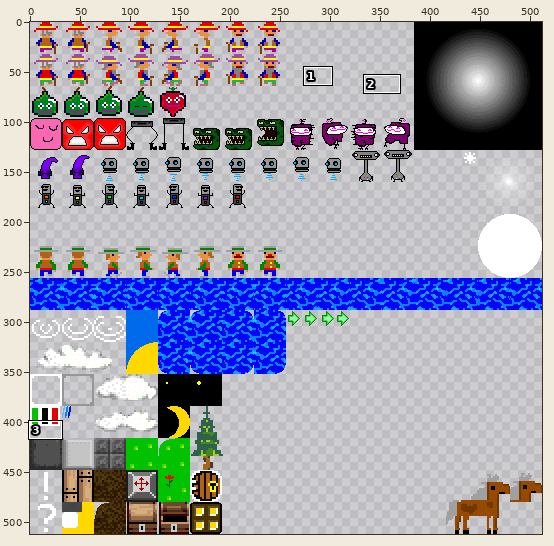
File history of a sprite sheet, project_vs2019/x64/Release/assets/spritesheet.png. The picture above shows the old version from afar; the outline marks the close-up.
Close-up. Before:
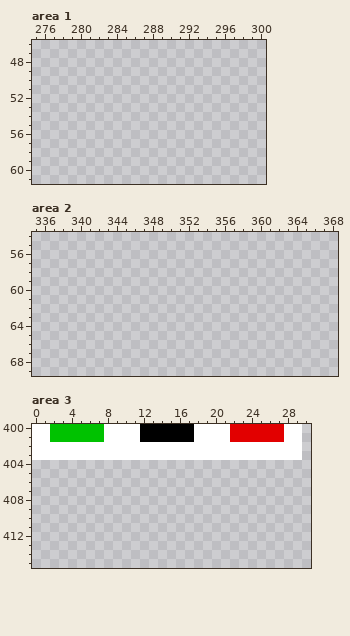
The file is 512x512 pixels. Pixels under 10% opacity are left out. Colours within 5 levels of each other are drawn and written as one. Shown: area 1: x 275..300, y 46..61; area 2: x 335..368, y 54..69; area 3: x 0..30, y 400..415. The commit also changed other parts of the picture, which this record leaves out.
After the commit:
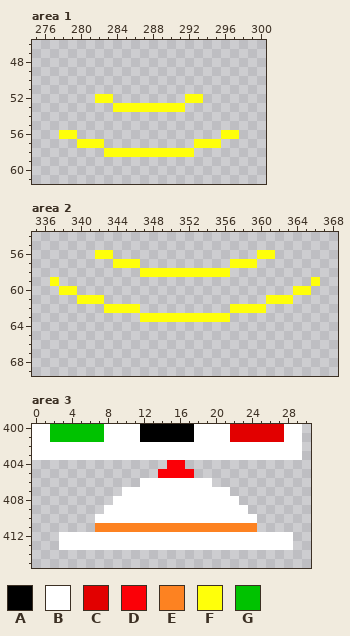
Palette (. is transparent): A #000000  B #ffffff  C #e20000  D #fb0007  E #fd8221  F #ffff0a  G #00c200
The exact change:
Area 1:
y 52: x 282..283 .. -> FF; x 292..293 .. -> FF
y 53: x 284..291 ........ -> FFFFFFFF
y 56: x 278..279 .. -> FF; x 296..297 .. -> FF
y 57: x 280..282 ... -> FFF; x 293..295 ... -> FFF
y 58: x 283..292 .......... -> FFFFFFFFFF
Area 2:
y 56: x 342..343 .. -> FF; x 360..361 .. -> FF
y 57: x 344..346 ... -> FFF; x 357..359 ... -> FFF
y 58: x 347..356 .......... -> FFFFFFFFFF
y 59: x 337 . -> F; x 366 . -> F
y 60: x 338..339 .. -> FF; x 364..365 .. -> FF
y 61: x 340..342 ... -> FFF; x 361..363 ... -> FFF
y 62: x 343..346 .... -> FFFF; x 357..360 .... -> FFFF
y 63: x 347..356 .......... -> FFFFFFFFFF
Area 3:
y 404: x 15..16 .. -> DD
y 405: x 14..17 .... -> DDDD
y 406: x 12..19 ........ -> BBBBBBBB
y 407: x 10..21 ............ -> BBBBBBBBBBBB
y 408: x 9..22 .............. -> BBBBBBBBBBBBBB
y 409: x 8..23 ................ -> BBBBBBBBBBBBBBBB
y 410: x 7..24 .................. -> BBBBBBBBBBBBBBBBBB
y 411: x 7..24 .................. -> EEEEEEEEEEEEEEEEEE
y 412..413: x 3..28 .......................... -> BBBBBBBBBBBBBBBBBBBBBBBBBB
Changed places in both close-ups, as pixel boxes (x1, y1, x2, y2):
added: (59, 94, 239, 157)
added: (50, 250, 320, 322)
added: (59, 460, 293, 550)
